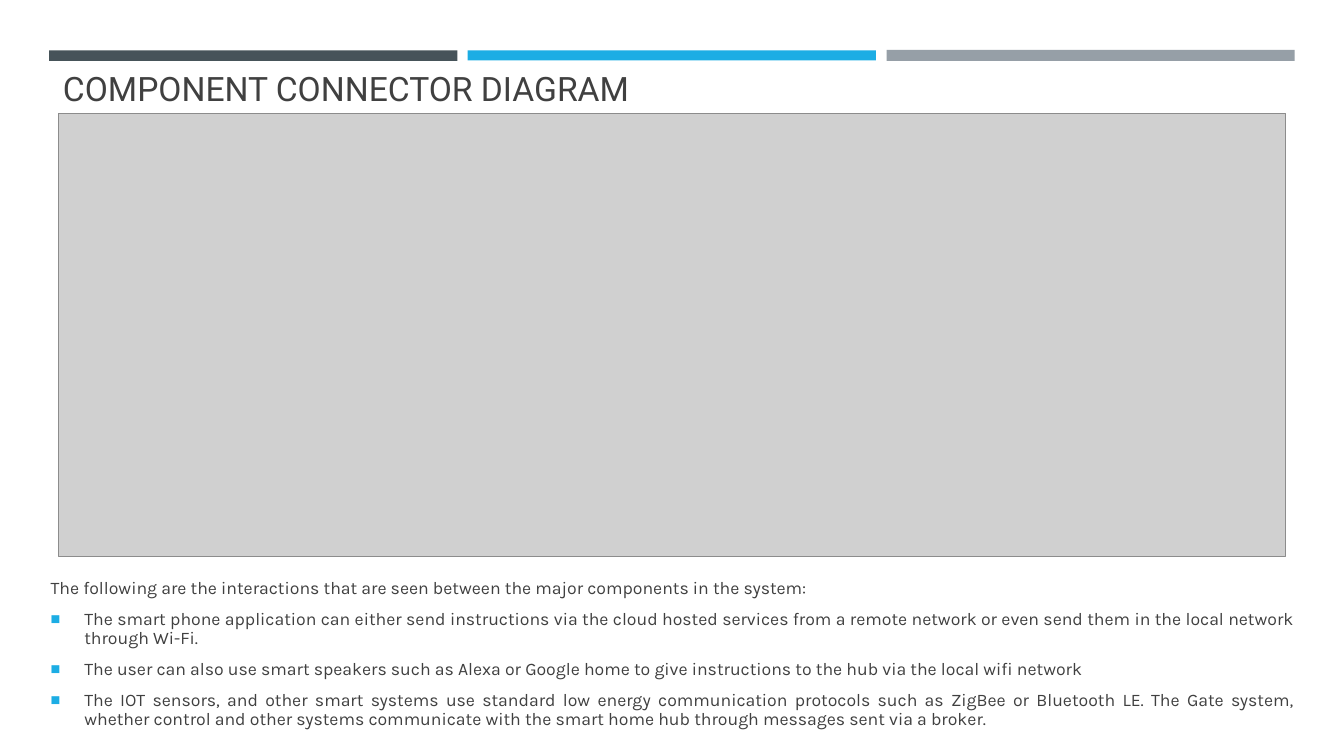
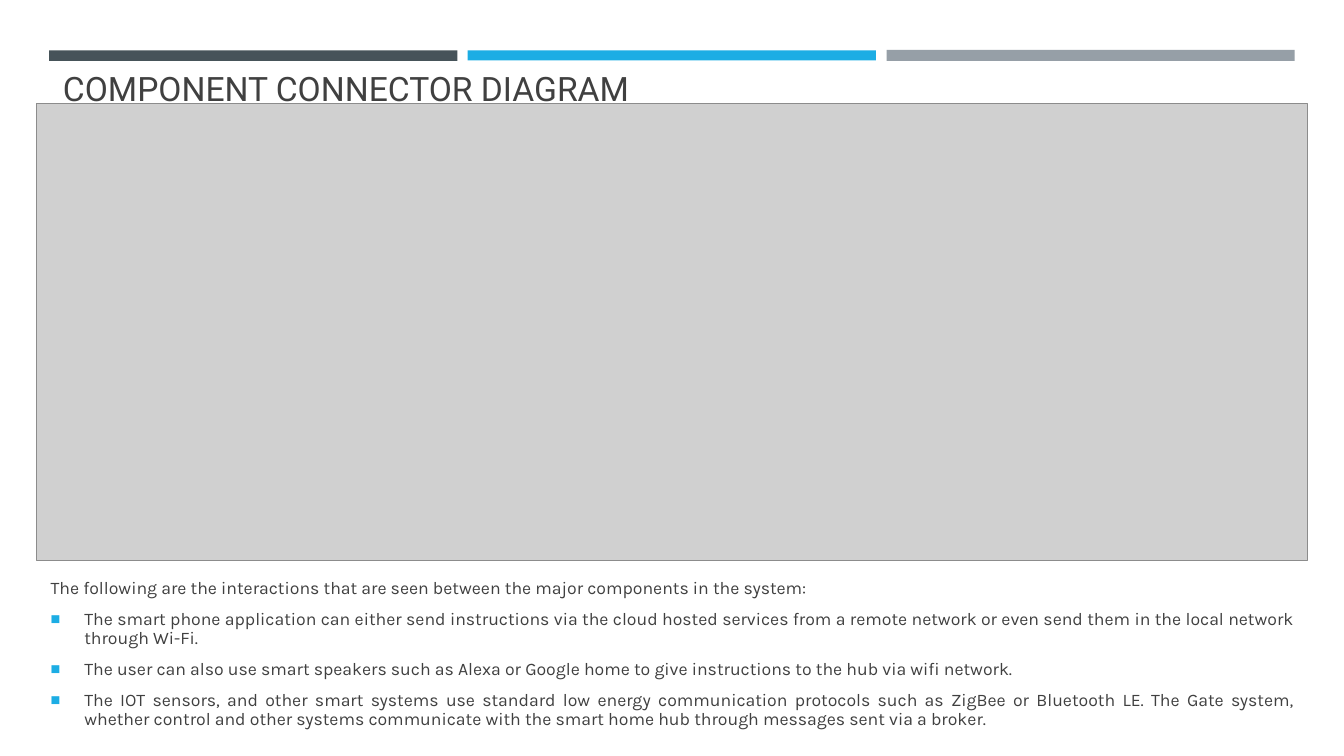
Before and after one commit to Akhilsudh/BITS-Assignment, a slide deck: slide 6 of Semester 2/Software Architecture/Assignment 2/SA-Assignment-2021MT12054.pptx (slide 5 before the commit). Drawn at 1344x756 pixels with LibreOffice and Linux fonts; fonts in the diff are those of the drawing; grey boxes stand for pictures. Boxes give left, top, right and bottom in pixels: in the first picture for what was removed or moved away, otherwise in the second. Text is boxed around its words. In the diff, an @@ line names an element or a change of style, - is before the commit and + after.

```diff
--- a/Semester 2/Software Architecture/Assignment 2/SA-Assignment-2021MT12054.pptx
+++ b/Semester 2/Software Architecture/Assignment 2/SA-Assignment-2021MT12054.pptx
@@ picture: place and size @@
-picture at (58, 113, 1287, 557)
+picture at (37, 103, 1308, 561)
@@ text at (84, 663, 1012, 680): text changed @@
-■ The user can also use smart speakers such as Alexa or Google home to give instructions to the hub via the local wifi network
+■ The user can also use smart speakers such as Alexa or Google home to give instructions to the hub via wifi network.
```
Also in this commit, not shown: 6 other slides changed, 1 slide added, 7 other files.
